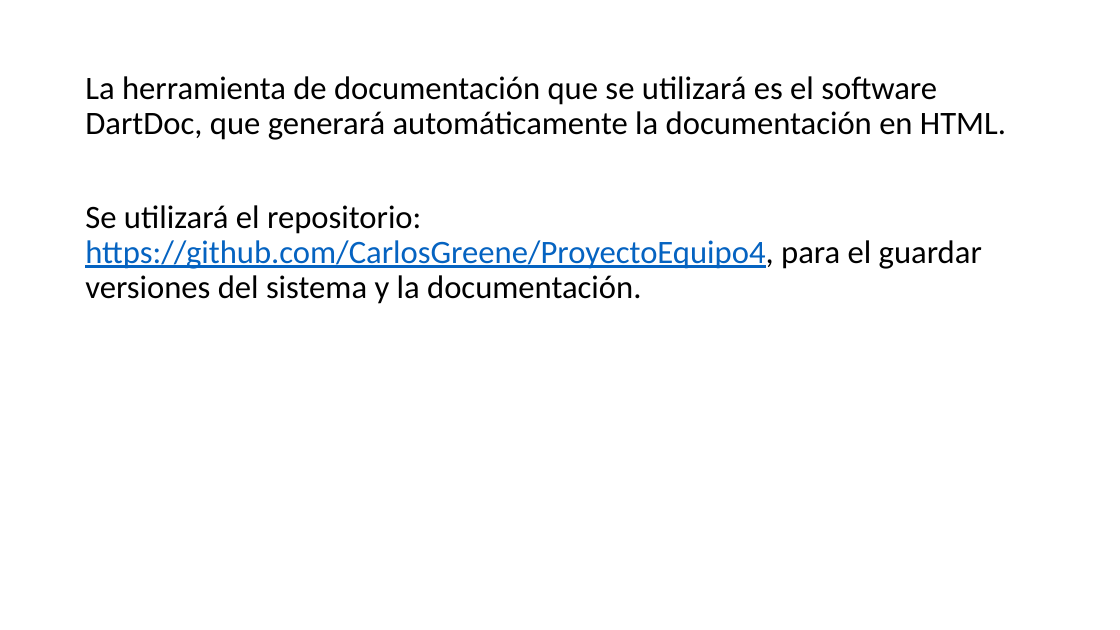
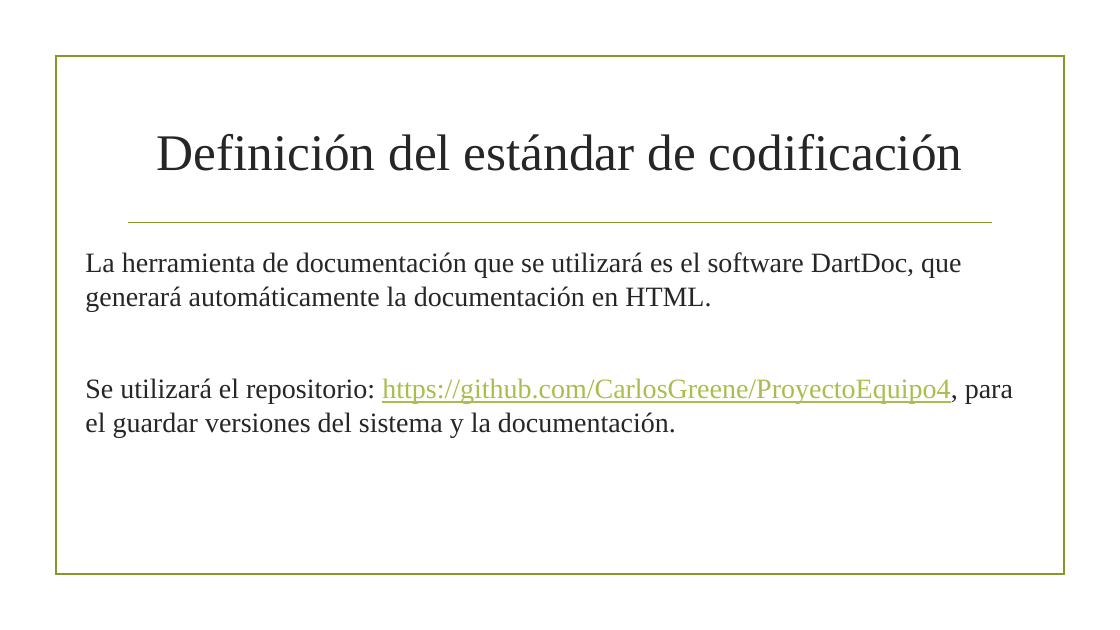
Before and after one commit to CarlosGreene/ProyectoEquipo4, a slide deck: slide 5 of Segunda Entrega.pptm. Drawn at 1120x630 pixels with LibreOffice and Linux fonts; fonts in the diff are those of the drawing; background and template pictures are left out. Boxes give left, top, right and bottom in pixels: in the first picture for what was removed or moved away, otherwise in the second. Text is boxed around its words. In the diff, an @@ line names an element or a change of style, - is before the commit and + after.

```diff
--- a/Segunda Entrega.pptm
+++ b/Segunda Entrega.pptm
@@ rectangle added at (55, 56, 1064, 575), outline #83992A 1.25 pt @@
@@ title added at (156, 134, 962, 171), 44 pt, text #262626 @@
+Definición del estándar de codificación
@@ line added from (129, 223) to (992, 223), #83992A 1.25 pt @@
@@ text "La herramienta de documentación que ...": place and size @@
-text "La herramienta de documentación que ..." at (85, 76, 1006, 304)
+text "La herramienta de documentación que ..." at (85, 252, 1013, 437)
@@ text "La herramienta de documentación que ..." at (85, 252, 1013, 437): size 28 to 24 pt, font Calibri to Times New Roman; text colour #000000 to #262626 in "La herramienta de documentación que se utilizará ...", "Se utilizará el repositorio: https://github.com/CarlosGreene ..."; text colour #0563C1 to #A8BF4D in "https://github.com/CarlosGreene/ProyectoEquipo4,"; line spacing 0.9 to 1 @@
```
Also in this commit, not shown: 7 other slides changed, 2 slides added, 3 slides removed, 10 other files.
